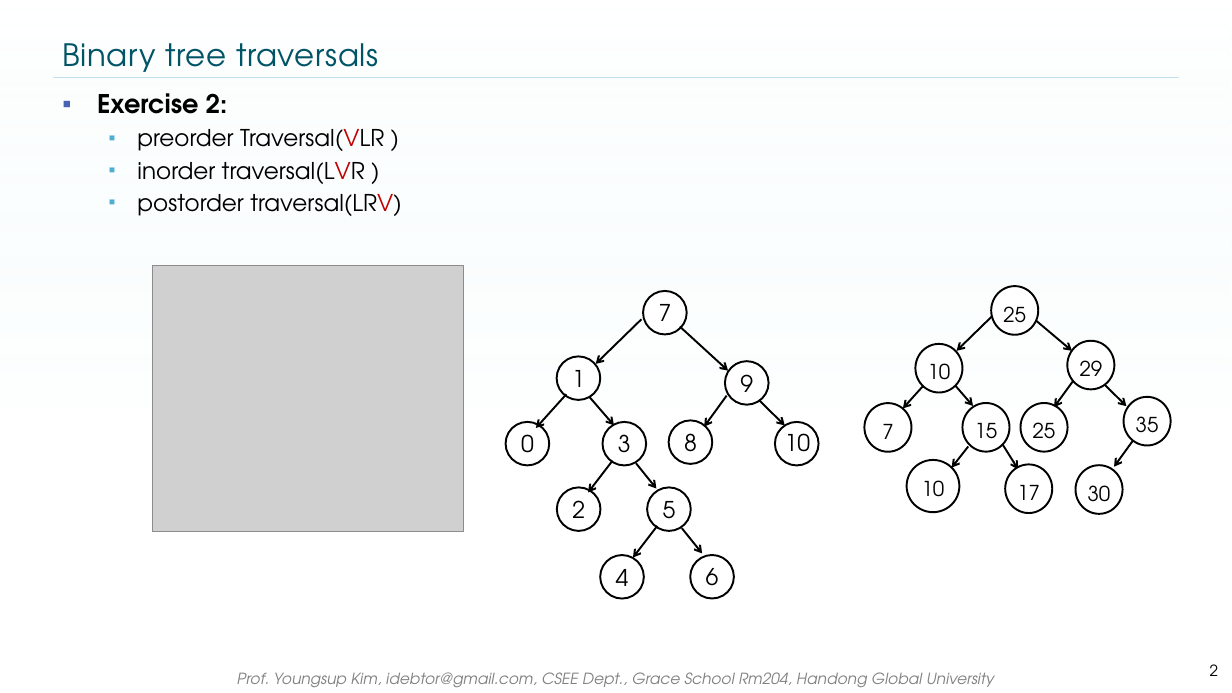
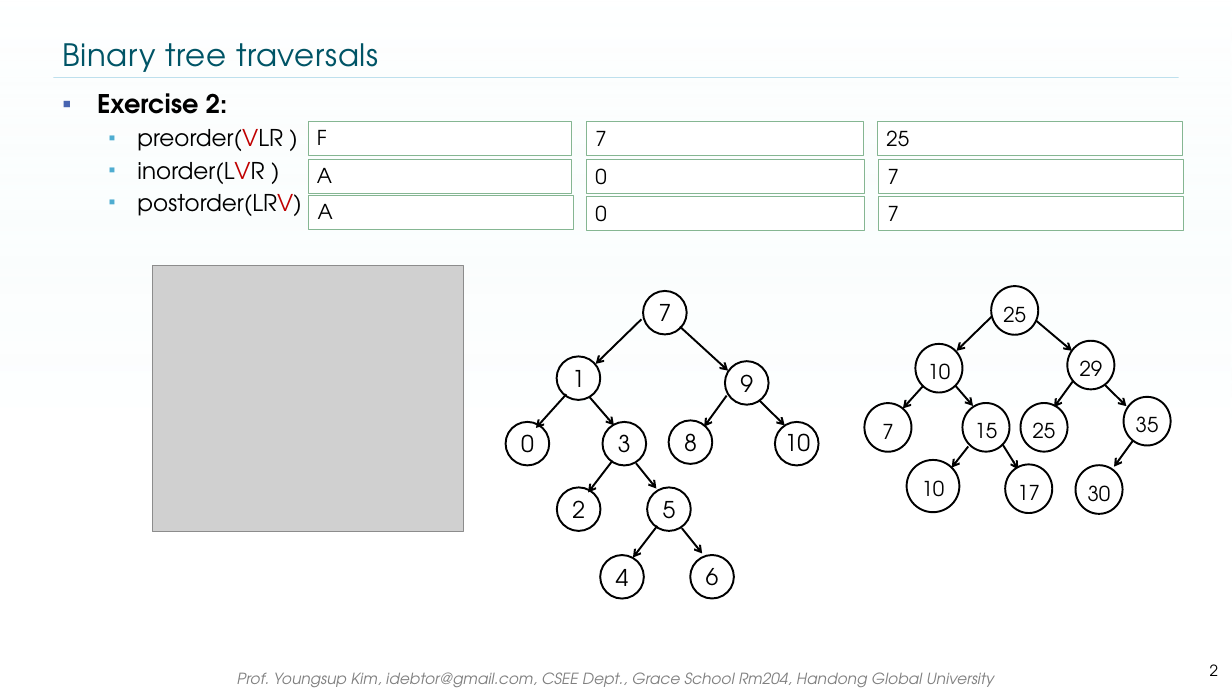
Before and after one commit to idebtor/nowic, a slide deck: slide 2 of ppts/05-2 BinaryTreeQuiz9.pptx. Drawn at 1232x693 pixels with LibreOffice and Linux fonts; fonts in the diff are those of the drawing; grey boxes stand for pictures; background and template pictures are left out. Boxes give left, top, right and bottom in pixels: in the first picture for what was removed or moved away, otherwise in the second. Text is boxed around its words. In the diff, an @@ line names an element or a change of style, - is before the commit and + after.

```diff
--- a/ppts/05-2 BinaryTreeQuiz9.pptx
+++ b/ppts/05-2 BinaryTreeQuiz9.pptx
@@ text at [137, 129, 301, 216]: text changed @@
-  ▪ preorder Traversal(VLR )
-  ▪ inorder traversal(LVR )
-  ▪ postorder traversal(LRV)
+  ▪ preorder(VLR )
+  ▪ inorder(LVR )
+  ▪ postorder(LRV)
@@ rectangle added at [308, 121, 571, 155], fill #FFFFFF, outline #85B692 0.25 pt, 16 pt, text #000000 @@
+F
@@ rectangle added at [587, 121, 863, 155], fill #FFFFFF, outline #85B692 0.25 pt, 16 pt, text #000000 @@
+7
@@ rectangle added at [878, 121, 1183, 155], fill #FFFFFF, outline #85B692 0.25 pt, 16 pt, text #000000 @@
+25
@@ rectangle added at [308, 159, 571, 193], fill #FFFFFF, outline #85B692 0.25 pt, 16 pt, text #000000 @@
+A
@@ rectangle added at [587, 159, 865, 193], fill #FFFFFF, outline #85B692 0.25 pt, 16 pt, text #000000 @@
+0
@@ rectangle added at [879, 160, 1184, 194], fill #FFFFFF, outline #85B692 0.25 pt, 16 pt, text #000000 @@
+7
@@ rectangle added at [309, 195, 573, 229], fill #FFFFFF, outline #85B692 0.25 pt, 16 pt, text #000000 @@
+A
@@ rectangle added at [587, 196, 865, 230], fill #FFFFFF, outline #85B692 0.25 pt, 16 pt, text #000000 @@
+0
@@ rectangle added at [879, 197, 1184, 231], fill #FFFFFF, outline #85B692 0.25 pt, 16 pt, text #000000 @@
+7
```
